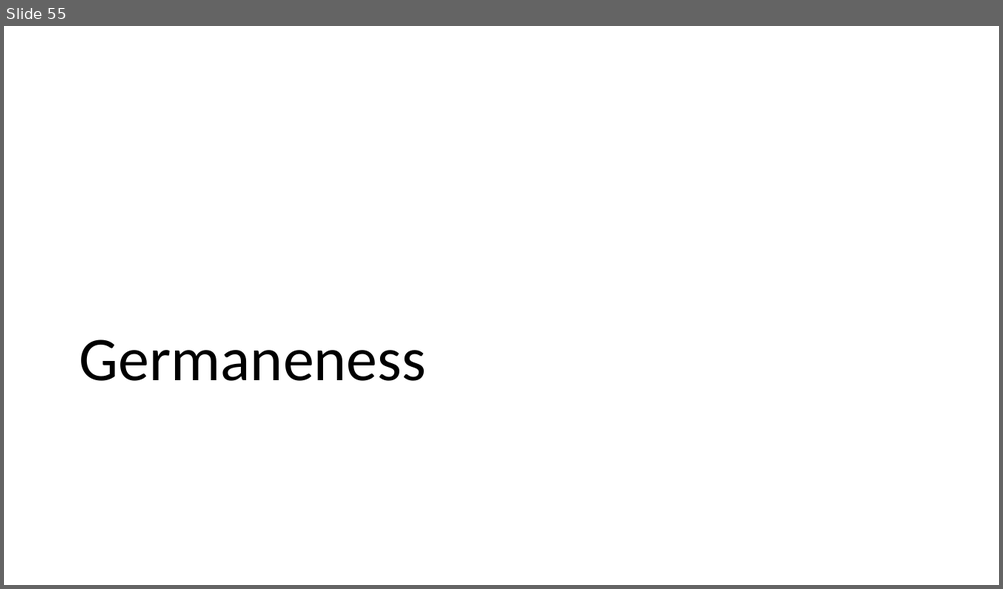
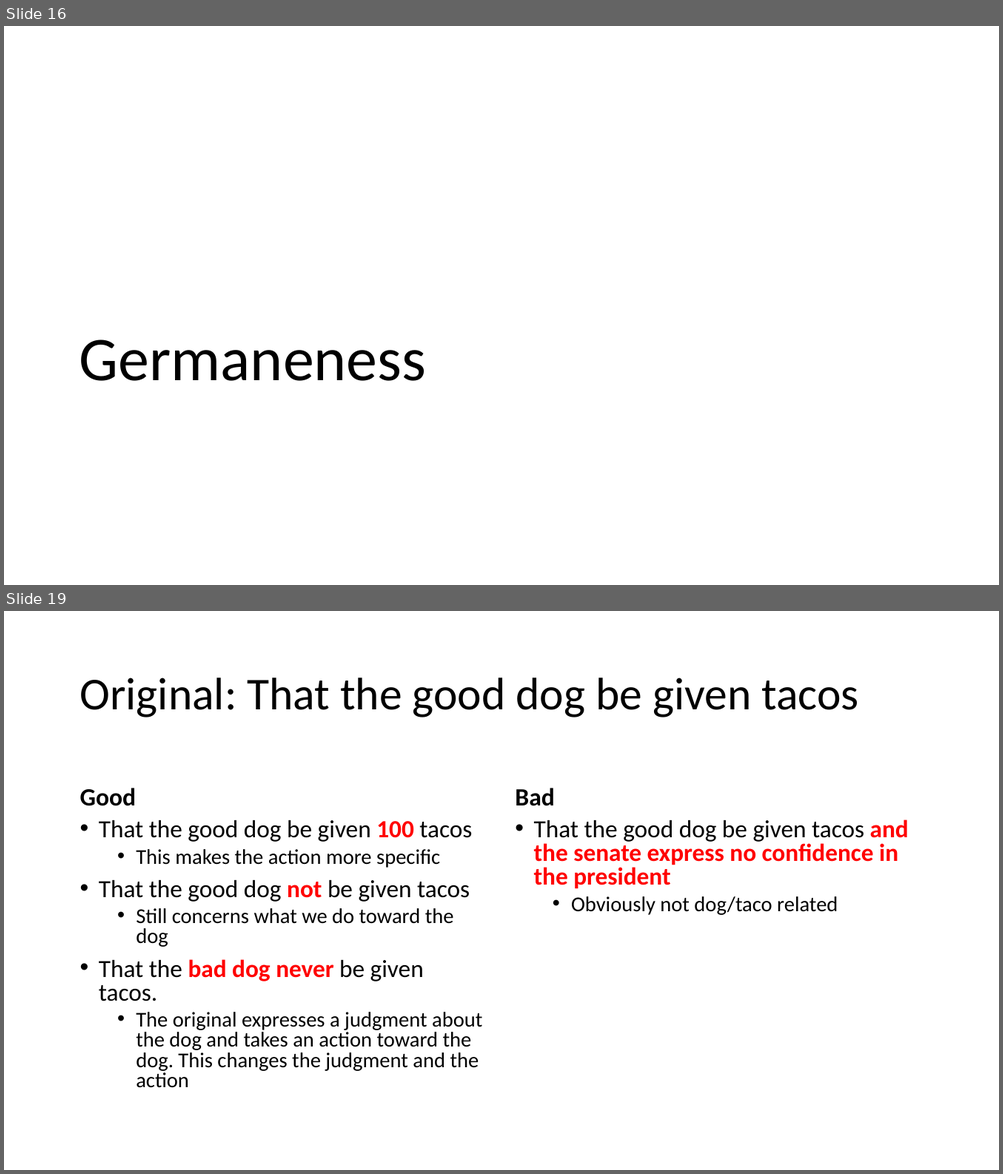
Before and after one commit to AdamSwenson/parliamentary-procedure-explainers, a slide deck: Presentations/Amendments.pptx. Shown one above the other, each under a label of ours: slide 55 before the commit, slides 16 and 19 after it; the slides between them are not shown. The pictures are 1003x589 and 1003x1174 pixels, drawn with LibreOffice and Linux fonts; fonts in the diff are those of the drawing. Boxes give left, top, right and bottom in pixels: in the first picture for what was removed or moved away, otherwise in the second. Text is boxed around its words. In the diff, an @@ line names an element or a change of style, - is before the commit and + after.

```diff
--- a/Presentations/Amendments.pptx
+++ b/Presentations/Amendments.pptx
@@ slide 19 added at [4,611,999,1170], background #FFFFFF @@
@@ title added at [80,678,858,718], 44 pt, text #000000 @@
+Original: That the good dog be given tacos
@@ text added at [80,788,136,806], 24 pt, text #000000, bold @@
+Good
@@ text added at [515,788,554,806], 24 pt, text #000000, bold @@
+Bad
@@ text added at [99,820,482,1088], 20.4 pt, text #000000 @@
+• That the good dog be given 100 tacos
+  • This makes the action more specific
+• That the good dog not be given tacos
+  • Still concerns what we do toward the dog
+• That the bad dog never be given tacos.
+  • The original expresses a judgment about the dog and takes an action toward the dog. This changes the judgment and the action
@@ text added at [534,820,908,915], 23.8 pt, text #000000 @@
+• That the good dog be given tacos and the senate express no confidence in the president
+  • Obviously not dog/taco related
@@ what was slide 55 is now slide 16 @@
```
Also in this commit, not shown: 18 slides changed, 6 other slides added, 7 slides removed, 5 other files.
